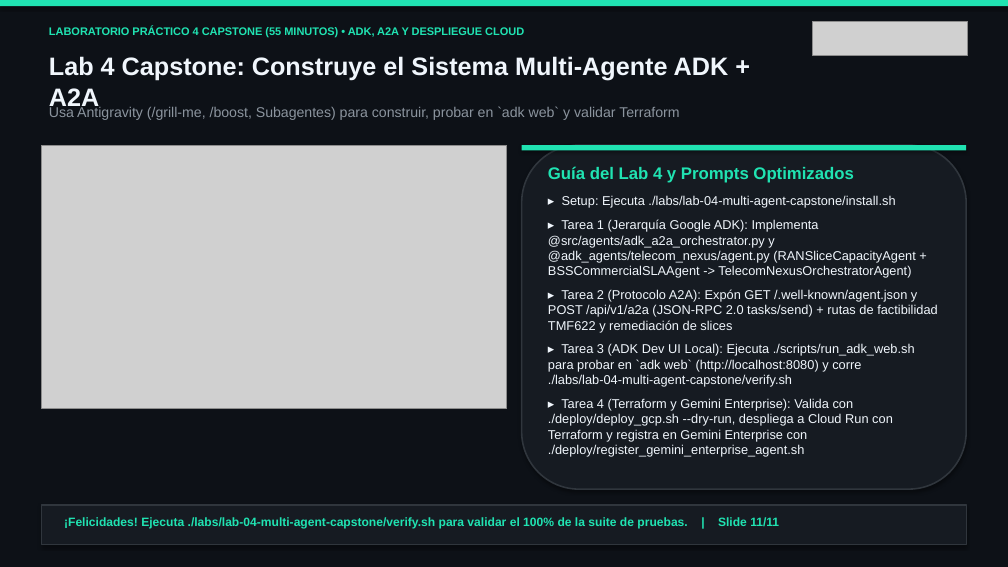
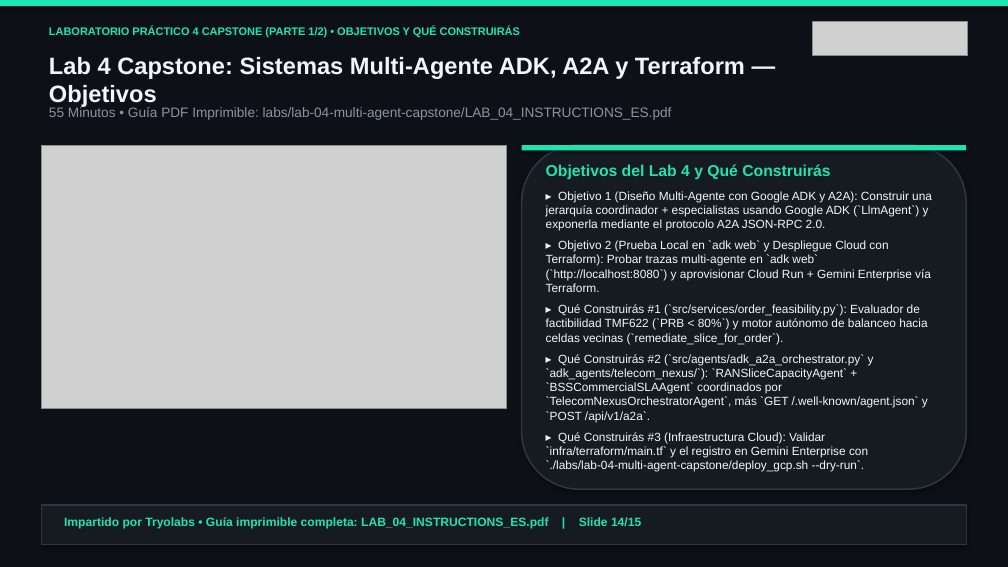
Before and after one commit to tryolabs/antigravity-workshop-telecom, a slide deck: slide 14 of slides/antigravity_telecom_workshop_es.pptx (slide 11 before the commit). Drawn at 1008x567 pixels with LibreOffice and Linux fonts; fonts in the diff are those of the drawing; grey boxes stand for pictures. Boxes give left, top, right and bottom in pixels: in the first picture for what was removed or moved away, otherwise in the second. Text is boxed around its words. In the diff, an @@ line names an element or a change of style, - is before the commit and + after.

Commit message:
Add Tryolabs-branded Lab Instruction PDFs, branded docs, and 15-slide presentations with Lab Objectives, What You Will Build & Step-by-Step Instructions

```diff
--- a/slides/antigravity_telecom_workshop_es.pptx
+++ b/slides/antigravity_telecom_workshop_es.pptx
@@ text at box(49, 27, 520, 37): text changed @@
-LABORATORIO PRÁCTICO 4 CAPSTONE (55 MINUTOS) • ADK, A2A Y DESPLIEGUE CLOUD
+LABORATORIO PRÁCTICO 4 CAPSTONE (PARTE 1/2) • OBJETIVOS Y QUÉ CONSTRUIRÁS
@@ text at box(49, 57, 745, 107): text changed; size 24 to 22.5 pt @@
-Lab 4 Capstone: Construye el Sistema Multi-Agente ADK + A2A
+Lab 4 Capstone: Sistemas Multi-Agente ADK, A2A y Terraform — Objetivos
@@ text at box(49, 106, 672, 120): text changed; size 13.5 to 13 pt @@
-Usa Antigravity (/grill-me, /boost, Subagentes) para construir, probar en `adk web` y validar Terraform
+55 Minutos • Guía PDF Imprimible: labs/lab-04-multi-agent-capstone/LAB_04_INSTRUCTIONS_ES.pdf
@@ text at box(546, 164, 932, 472): text changed; size 12.2 to 11.3 pt @@
-Guía del Lab 4 y Prompts Optimizados
-▸ Setup: Ejecuta ./labs/lab-04-multi-agent-capstone/install.sh
-▸ Tarea 1 (Jerarquía Google ADK): Implementa @src/agents/adk_a2a_orchestrator.py y @adk_agents/telecom_nexus/agent.py (RANSliceCapacityAgent + BSSCommercialSLAAgent -> TelecomNexusOrchestratorAgent)
-▸ Tarea 2 (Protocolo A2A): Expón GET /.well-known/agent.json y POST /api/v1/a2a (JSON-RPC 2.0 tasks/send) + rutas de factibilidad TMF622 y remediación de slices
-▸ Tarea 3 (ADK Dev UI Local): Ejecuta ./scripts/run_adk_web.sh para probar en `adk web` (http://localhost:8080) y corre ./labs/lab-04-multi-agent-capstone/verify.sh
-▸ Tarea 4 (Terraform y Gemini Enterprise): Valida con ./deploy/deploy_gcp.sh --dry-run, despliega a Cloud Run con Terraform y registra en Gemini Enterprise con ./deploy/register_gemini_enterprise_agent.sh
+Objetivos del Lab 4 y Qué Construirás
+▸ Objetivo 1 (Diseño Multi-Agente con Google ADK y A2A): Construir una jerarquía coordinador + especialistas usando Google ADK (`LlmAgent`) y exponerla mediante el protocolo A2A JSON-RPC 2.0.
+▸ Objetivo 2 (Prueba Local en `adk web` y Despliegue Cloud con Terraform): Probar trazas multi-agente en `adk web` (`http://localhost:8080`) y aprovisionar Cloud Run + Gemini Enterprise vía Terraform.
+▸ Qué Construirás #1 (`src/services/order_feasibility.py`): Evaluador de factibilidad TMF622 (`PRB < 80%`) y motor autónomo de balanceo hacia celdas vecinas (`remediate_slice_for_order`).
+▸ Qué Construirás #2 (`src/agents/adk_a2a_orchestrator.py` y `adk_agents/telecom_nexus/`): `RANSliceCapacityAgent` + `BSSCommercialSLAAgent` coordinados por `TelecomNexusOrchestratorAgent`, más `GET /.well-known/agent.json` y `POST /api/v1/a2a`.
+▸ Qué Construirás #3 (Infraestructura Cloud): Validar `infra/terraform/main.tf` y el registro en Gemini Enterprise con `./labs/lab-04-multi-agent-capstone/deploy_gcp.sh --dry-run`.
@@ text at box(64, 517, 641, 528): text changed @@
-¡Felicidades! Ejecuta ./labs/lab-04-multi-agent-capstone/verify.sh para validar el 100% de la suite de pruebas. | Slide 11/11
+Impartido por Tryolabs • Guía imprimible completa: LAB_04_INSTRUCTIONS_ES.pdf | Slide 14/15
```
Also in this commit, not shown: 10 other slides changed, 4 slides added, 33 other files.
